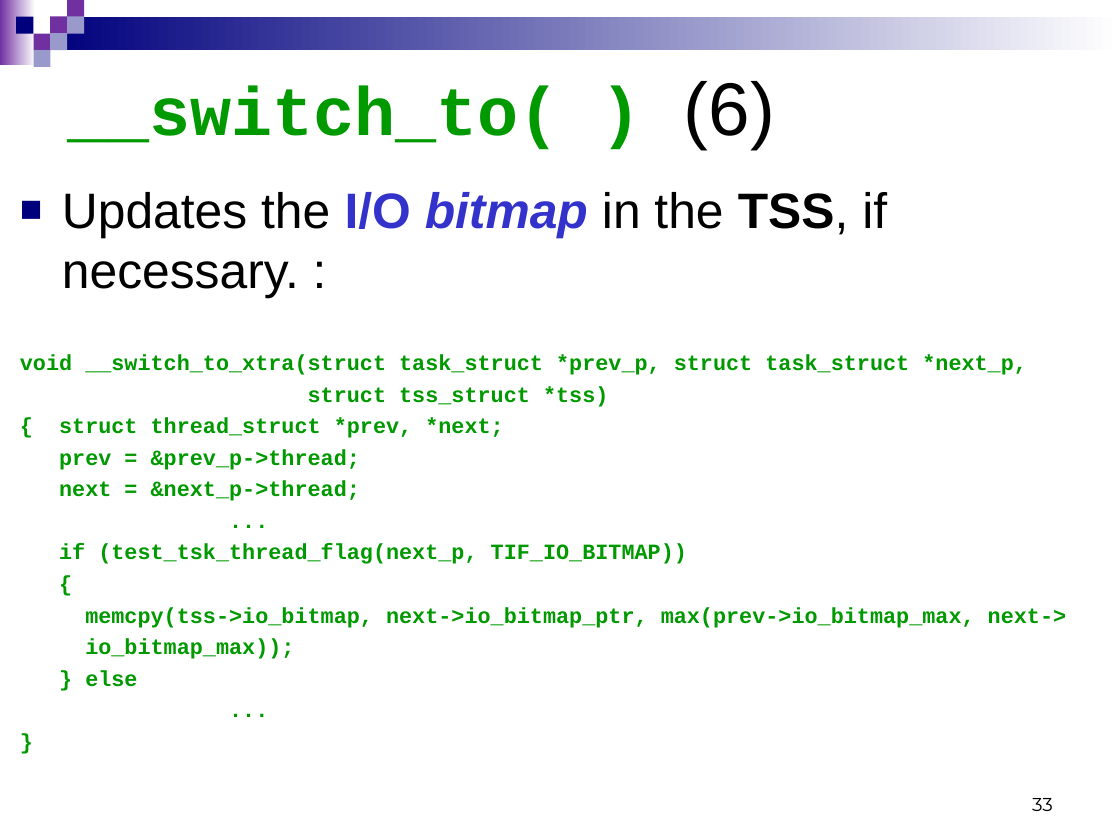
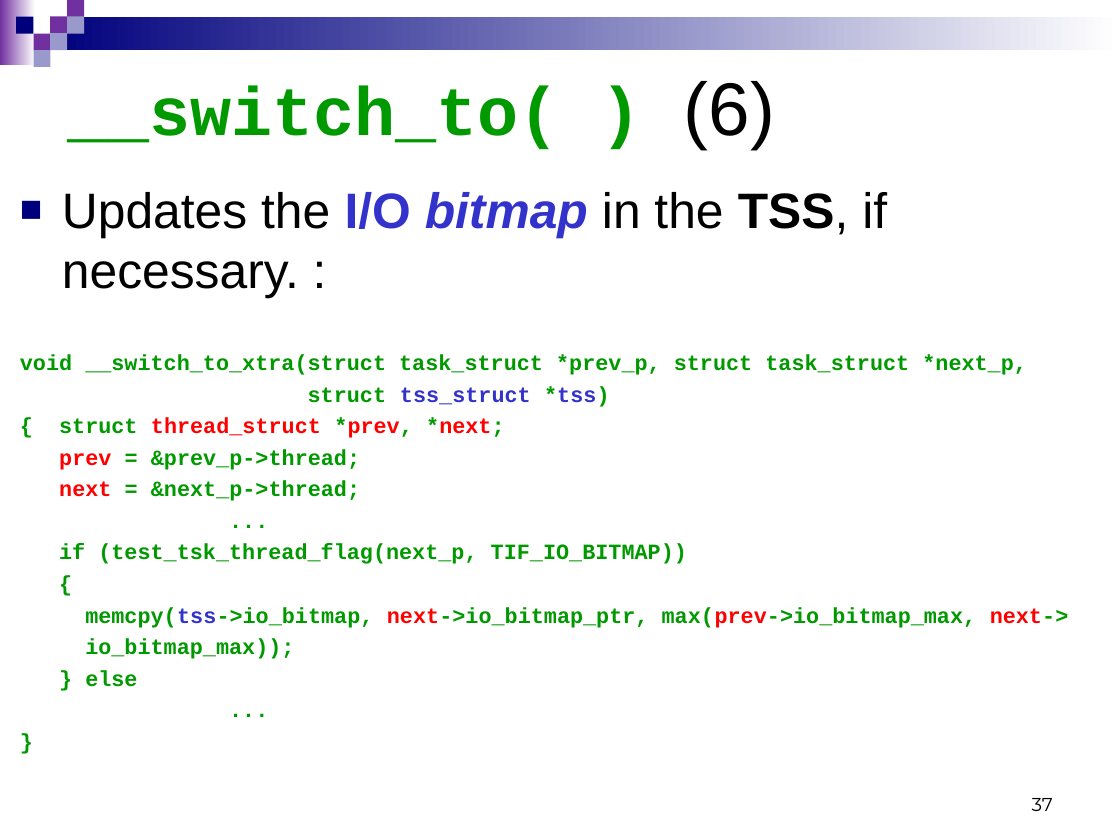
Before and after one commit to Cuda-Chen/Linux-Operating-System, a slide deck: slide 37 of linuxLecture_3_9-9.ppt (slide 33 before the commit). Drawn at 1120x840 pixels with LibreOffice and Linux fonts; fonts in the diff are those of the drawing. Boxes give left, top, right and bottom in pixels: in the first picture for what was removed or moved away, otherwise in the second. Text is boxed around its words. In the diff, an @@ line names an element or a change of style, - is before the commit and + after.

```diff
--- a/linuxLecture_3_9-9.ppt
+++ b/linuxLecture_3_9-9.ppt
@@ text at [59,386,1069,628]: text colour #009900 to #3333CC in "tss_struct *tss)", "memcpy(tss->io_bitmap,"; text colour #009900 to #FF0000 in "thread_struct *prev, *next;", "prev", "next", "next->io_bitmap_ptr, max(prev->io_bitmap_max, next->" @@
@@ page number at [1032,798,1053,811]: text changed @@
-33
+37
```
Also in this commit, not shown: 3 other slides changed, 6 slides added, 3 other files.
